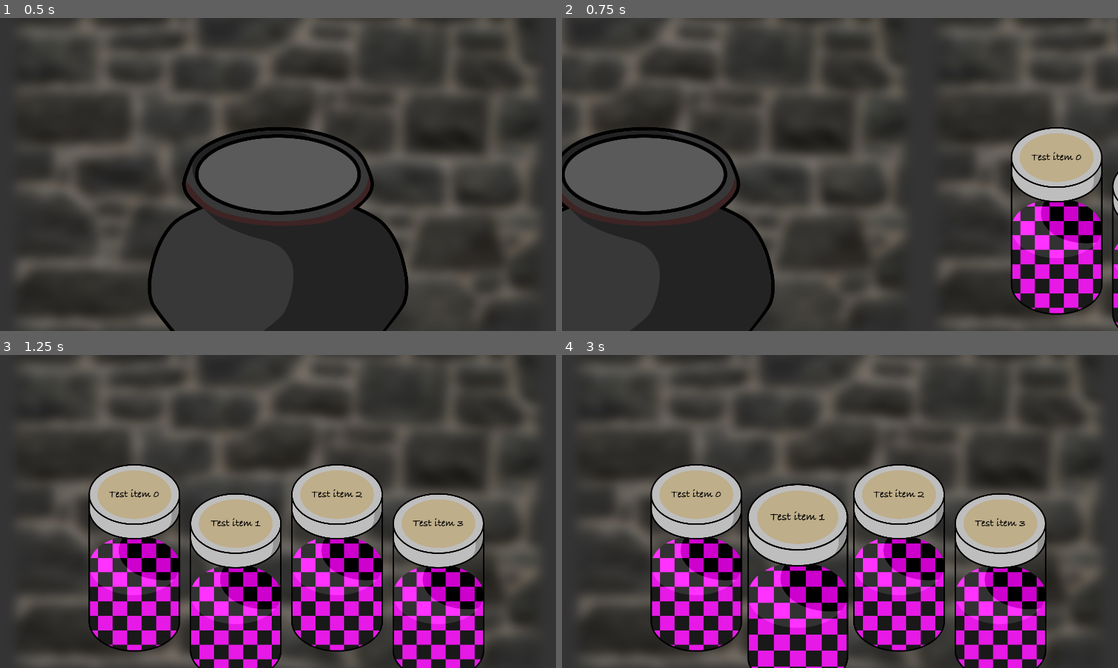
Above: before the commit, frames 1-4 (two rows, left to right).
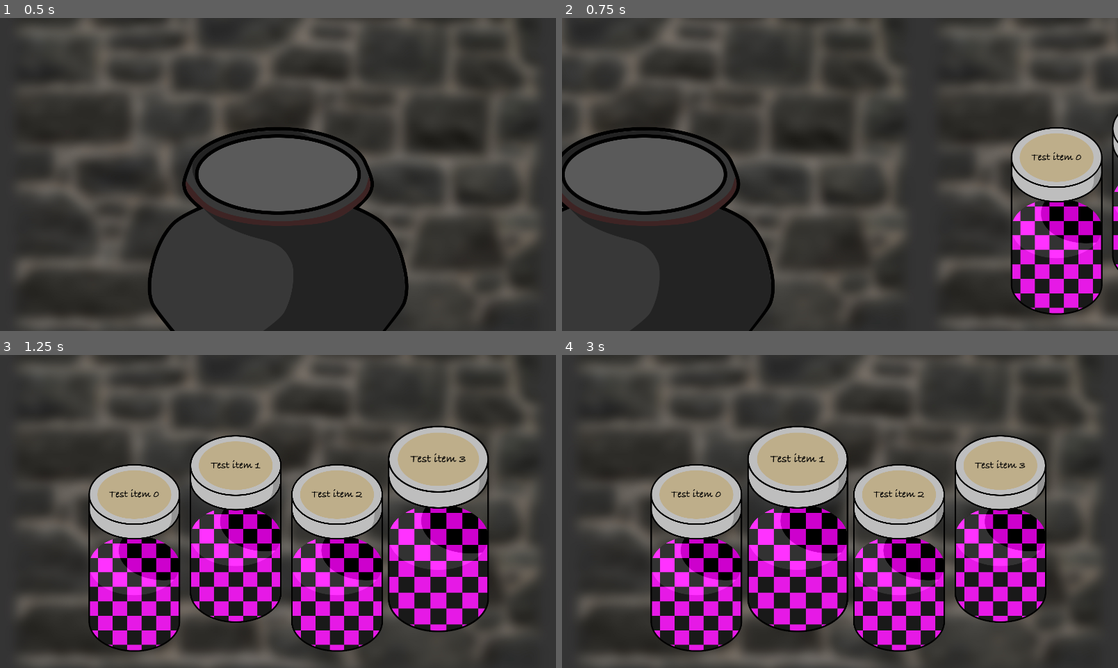
Above: after the commit, the same moments.

Repository: r0ckwav3/out-of-thyme
Game: Godot game, scene res://Scenes/game.tscn
The game is run twice, just before and just after one commit, with the same random seed, the same clock (stepped at 60 frames per second) and the same inputs.
Inputs (mouse positions are in pixels of both pictures, inside the frame that each line leads up to):
- Up to frame 1 (0.5 s): no input
- Up to frame 2 (0.75 s): tap Enter at 0.5 s; move the mouse to (962, 158) at 0.52 s; hold Right (ui_right) from 0.53 s (still down); click (962, 158) at 0.67 s
- Up to frame 3 (1.25 s): keep holding Right (ui_right)
- Up to frame 4 (3 s): move the mouse to (695, 558) at 1.27 s; release Right (ui_right) at 1.28 s; hold Left (ui_left) 1.28-2.03 s; click (695, 558) at 1.42 s; move the mouse to (895, 442) at 2.02 s; hold Right (ui_right) from 2.03 s (still down); move the mouse to (795, 586) at 2.77 s; click (795, 586) at 2.92 s

Frame 1 is identical in both runs. In frame 2, 0.6% of the frame differs, in the area x 98-100%, y 30-100%; in frame 3, 23%; in frame 4, 24%, in the area x 33-88%, y 22-100%.

Commit message:
offset up instead of down

Diff:
--- a/gd/Scripts/JarController.gd
+++ b/gd/Scripts/JarController.gd
@@ -6,7 +6,7 @@
 @export var num_jars = 4
 @export_group("Positioning")
 @export var dx = 350
-@export var dy = 100
+@export var dy = -100
 
 var jars = []
 
